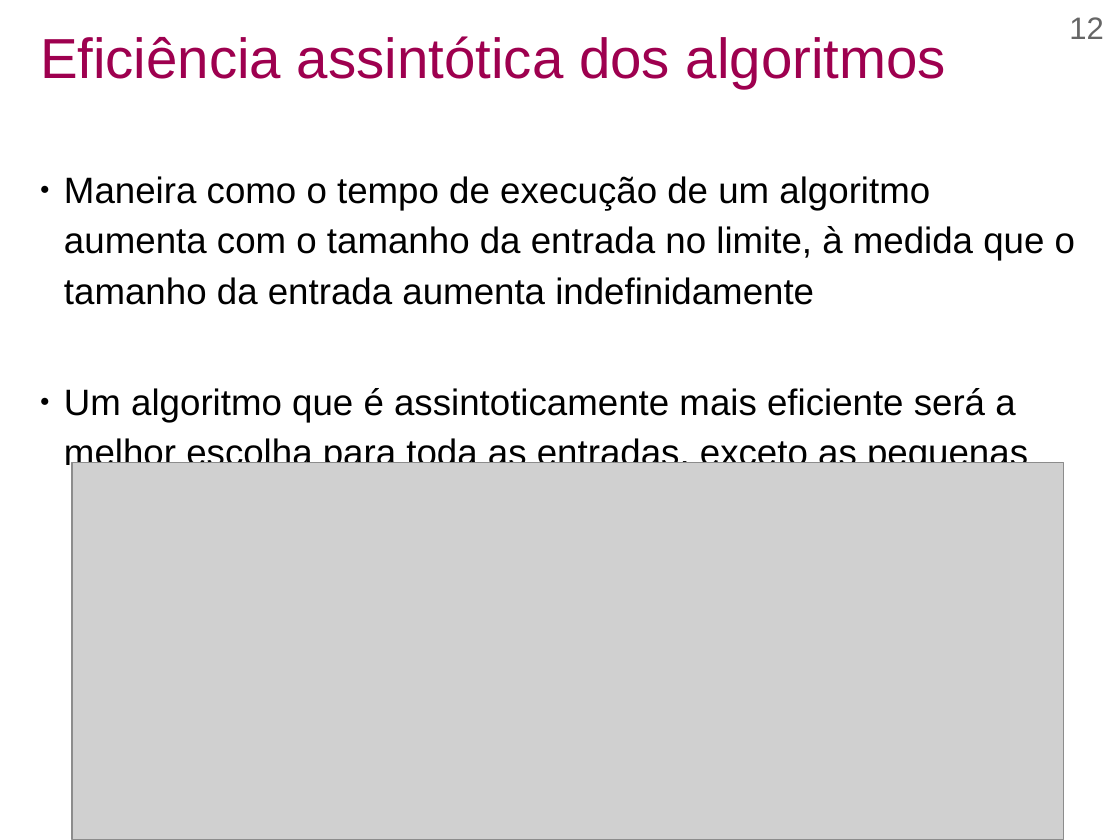
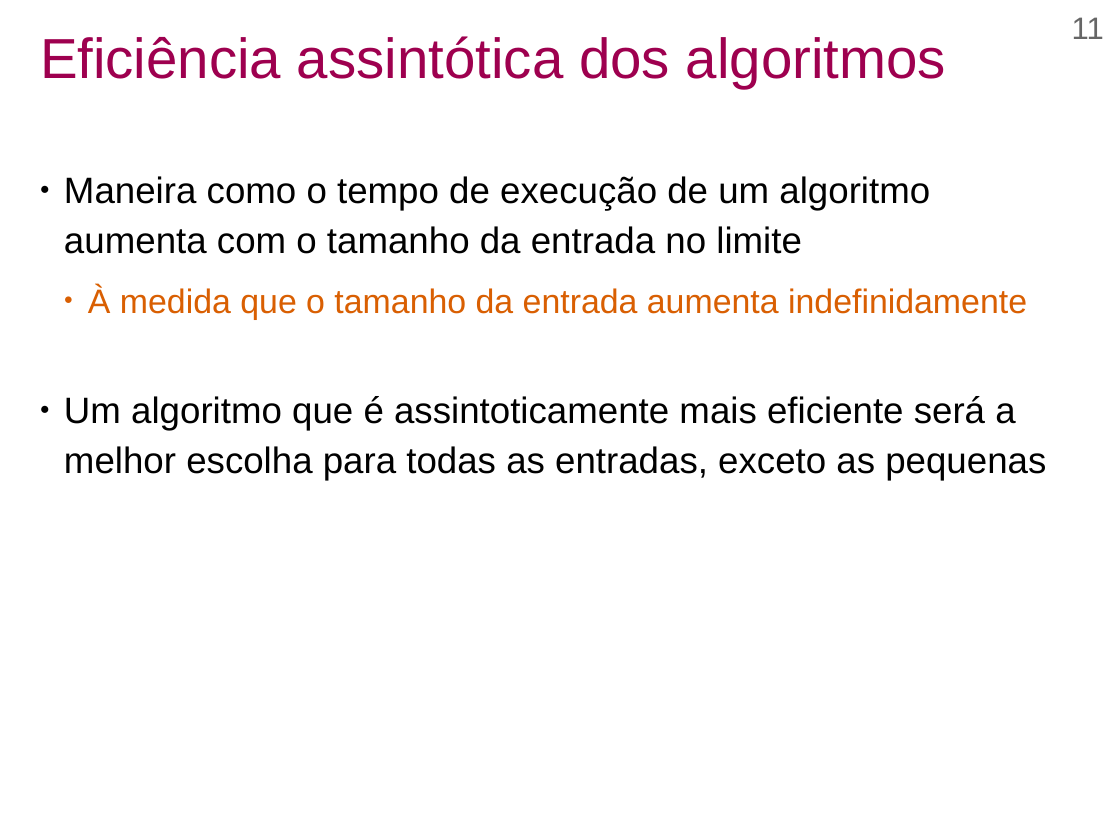
Before and after one commit to efurlanm/teaching, a slide deck: slide 11 of aed/AED-U1S3-Complexidade.odp (slide 12 before the commit). Drawn at 1120x840 pixels with LibreOffice and Linux fonts; fonts in the diff are those of the drawing; grey boxes stand for pictures; background and template pictures are left out. Boxes give left, top, right and bottom in pixels: in the first picture for what was removed or moved away, otherwise in the second. Text is boxed around its words. In the diff, an @@ line names an element or a change of style, - is before the commit and + after.

```diff
--- a/aed/AED-U1S3-Complexidade.odp
+++ b/aed/AED-U1S3-Complexidade.odp
@@ page number at box(1072, 17, 1104, 39): text changed @@
-12
+11
@@ text at box(64, 176, 1046, 481): text changed @@
-● Maneira como o tempo de execução de um algoritmo aumenta com o tamanho da entrada no limite, à medida que o tamanho da entrada aumenta indefinidamente
-● Um algoritmo que é assintoticamente mais eficiente será a melhor escolha para toda as entradas, exceto as pequenas
+● Maneira como o tempo de execução de um algoritmo aumenta com o tamanho da entrada no limite
+  ● À medida que o tamanho da entrada aumenta indefinidamente
+● Um algoritmo que é assintoticamente mais eficiente será a melhor escolha para todas as entradas, exceto as pequenas
@@ picture removed at box(72, 462, 1064, 840) @@
```
Also in this commit, not shown: 6 other slides changed, 1 slide added, 1 slide removed, 1 other file.
